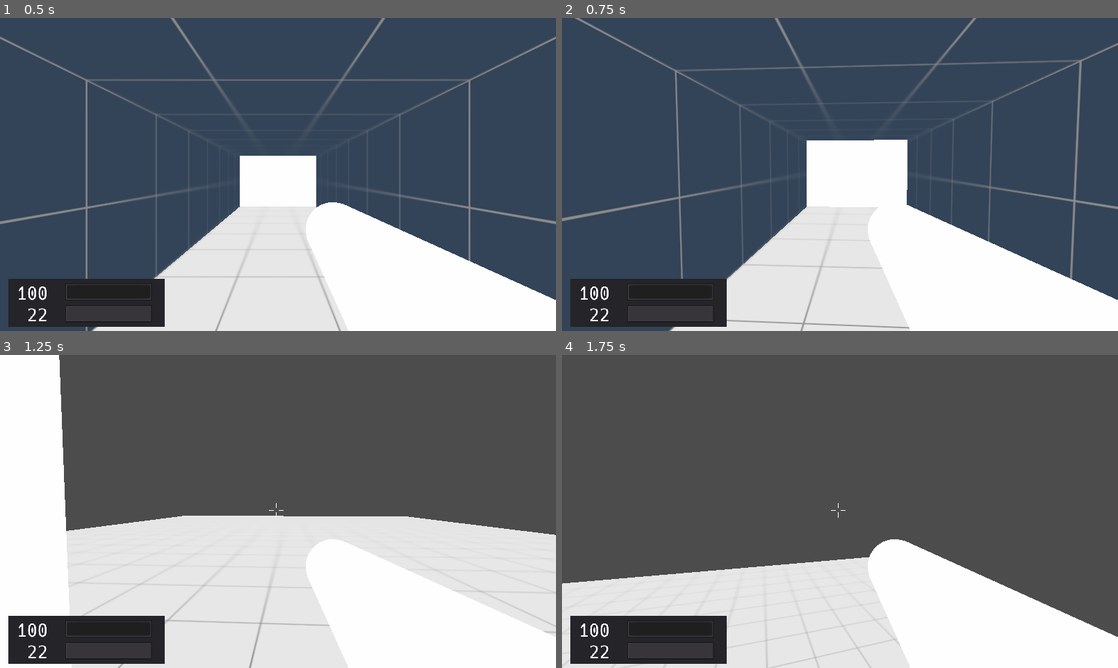
Above: before the commit, frames 1-4 (two rows, left to right).
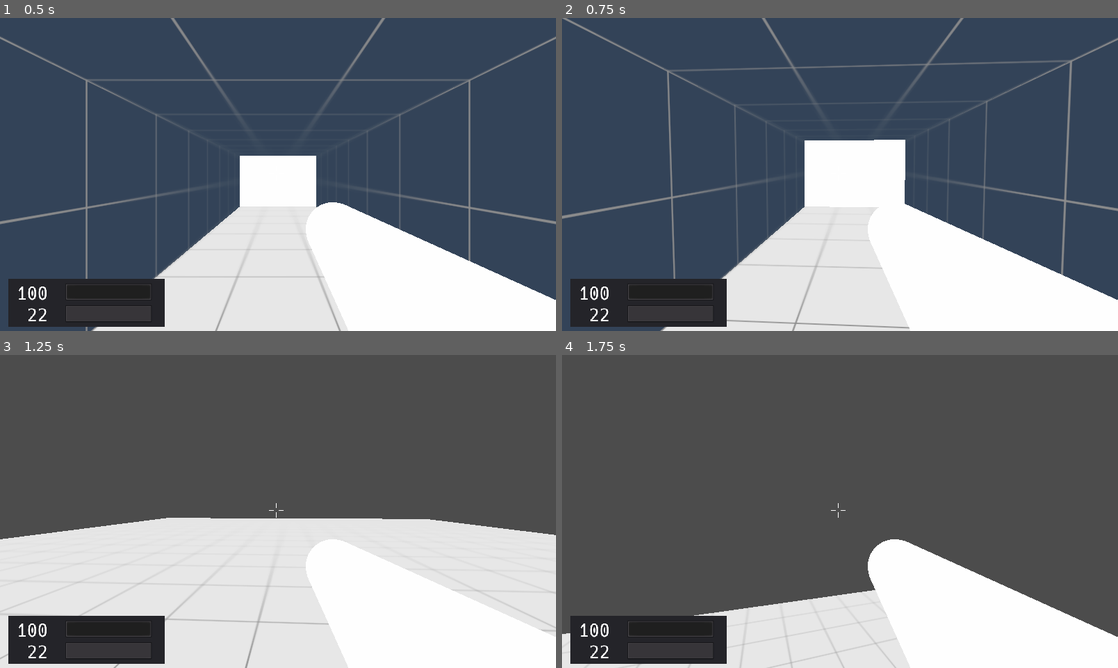
Above: after the commit, the same moments.

Repository: duckinator/keress
Game: Godot game, scene res://levels/Level_002.tscn
Two runs of this game, one before a commit and one after it. Both use one fixed random seed, a clock stepped at 60 frames per second and the inputs below. This scene is started directly instead of the project's main scene.
Inputs (mouse positions are in pixels of both pictures, inside the frame that each line leads up to):
- Up to frame 1 (0.5 s): no input
- Up to frame 2 (0.75 s): tap Enter at 0.5 s; move the mouse to (834, 180) at 0.52 s; press the mouse at (834, 180) at 0.53 s; hold W (movement_forward) from 0.53 s (still down)
- Up to frame 3 (1.25 s): keep holding W (movement_forward); tap Space (movement_jump) at 0.77 s
- Up to frame 4 (1.75 s): keep holding W (movement_forward); move the mouse to (878, 514) at 1.27 s; release the mouse at (878, 514) at 1.28 s; right-click (878, 514) at 1.35 s; tap Space (movement_jump) at 1.52 s

Frame 1 is identical in both runs. In frame 2, 4.1% of the frame differs, in the area x 0-100%, y 0-100%; in frame 3, 8.3%; in frame 4, 6.9%.

Commit message:
Change Area to StaticBody so collisions actually block movement in Transition_001

Diff:
--- a/src/levels/Transition_001.tscn
+++ b/src/levels/Transition_001.tscn
@@ -75,7 +75,7 @@
 points = PoolVector3Array( -6, 2, 16, 6, 2, -16, 6, 2, 16, -6, 2, -16, -6, -2, 16, 6, -2, -16, 6, -2, 16, -6, -2, -16,  …(184 unchanged characters)…
 
 [sub_resource type="CapsuleShape" id=22]
-radius = 2.0
+radius = 2.3
 height = 32.0
 
 [node name="Transition_001" type="Spatial"]
@@ -197,7 +197,7 @@
 [node name="CollisionShape" type="CollisionShape" parent="Ceiling/StaticBody"]
 shape = SubResource( 20 )
 
-[node name="Area" type="Area" parent="."]
+[node name="Area" type="StaticBody" parent="."]
 
 [node name="CollisionShape" type="CollisionShape" parent="Area"]
 transform = Transform( 1, 0, 0, 0, 1, 0, 0, 0, 1, -4, 4, 0 )
